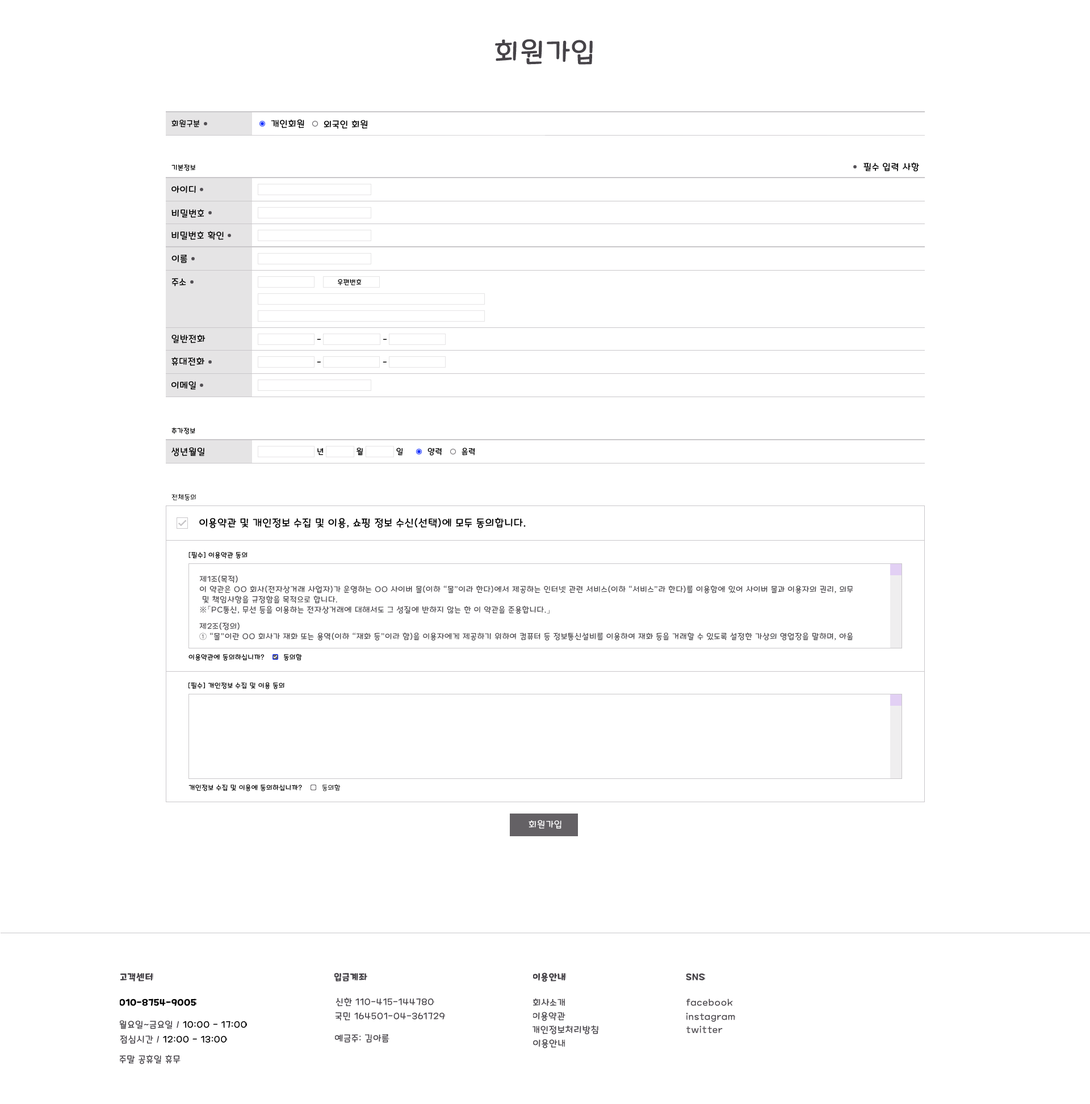
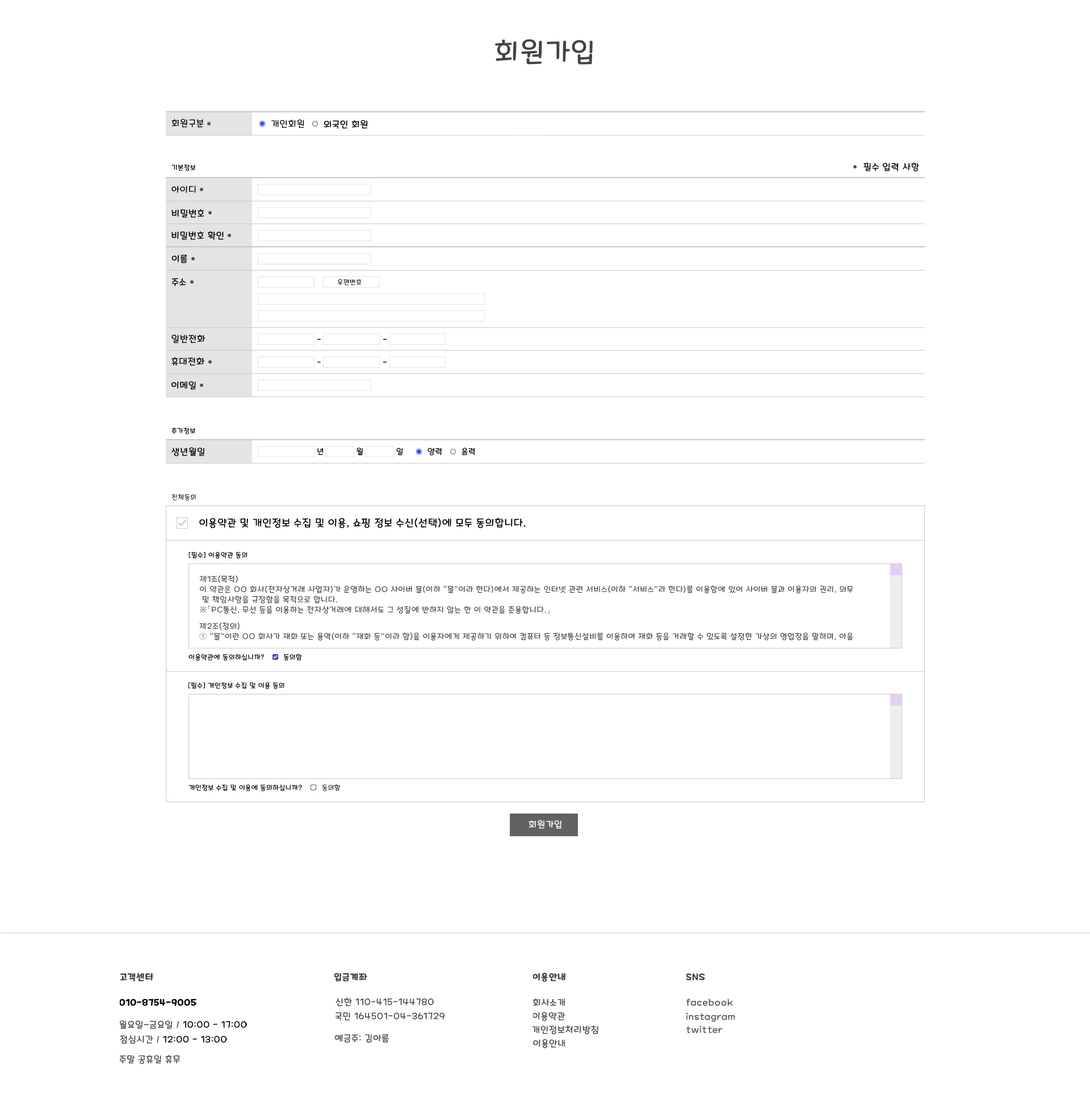
Layers edited between the first and the second 1090px x 1104px image:
painted on "회원구분" (2nd of 2, in "회원구분") over [171, 118, 204, 128]
painted on "회원구분 background" over [203, 122, 211, 126]
